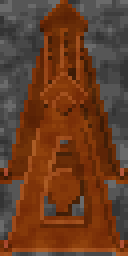
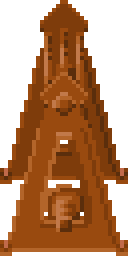
Layered file, before and after one edit (128x256). Changes by layer:
hid "noise" over [0, 0, 128, 256]
painted on "wheels" over [44, 44, 84, 232]
